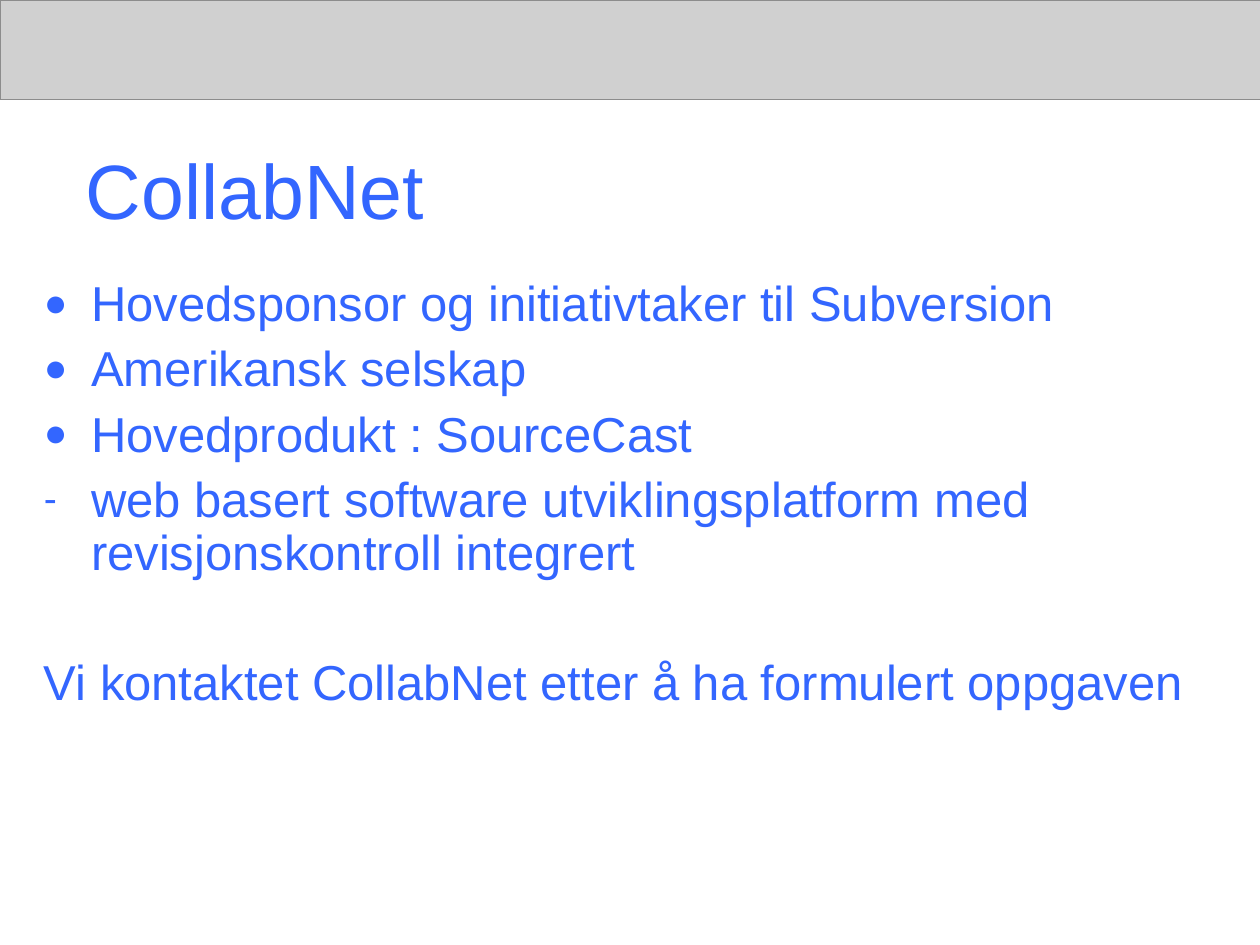
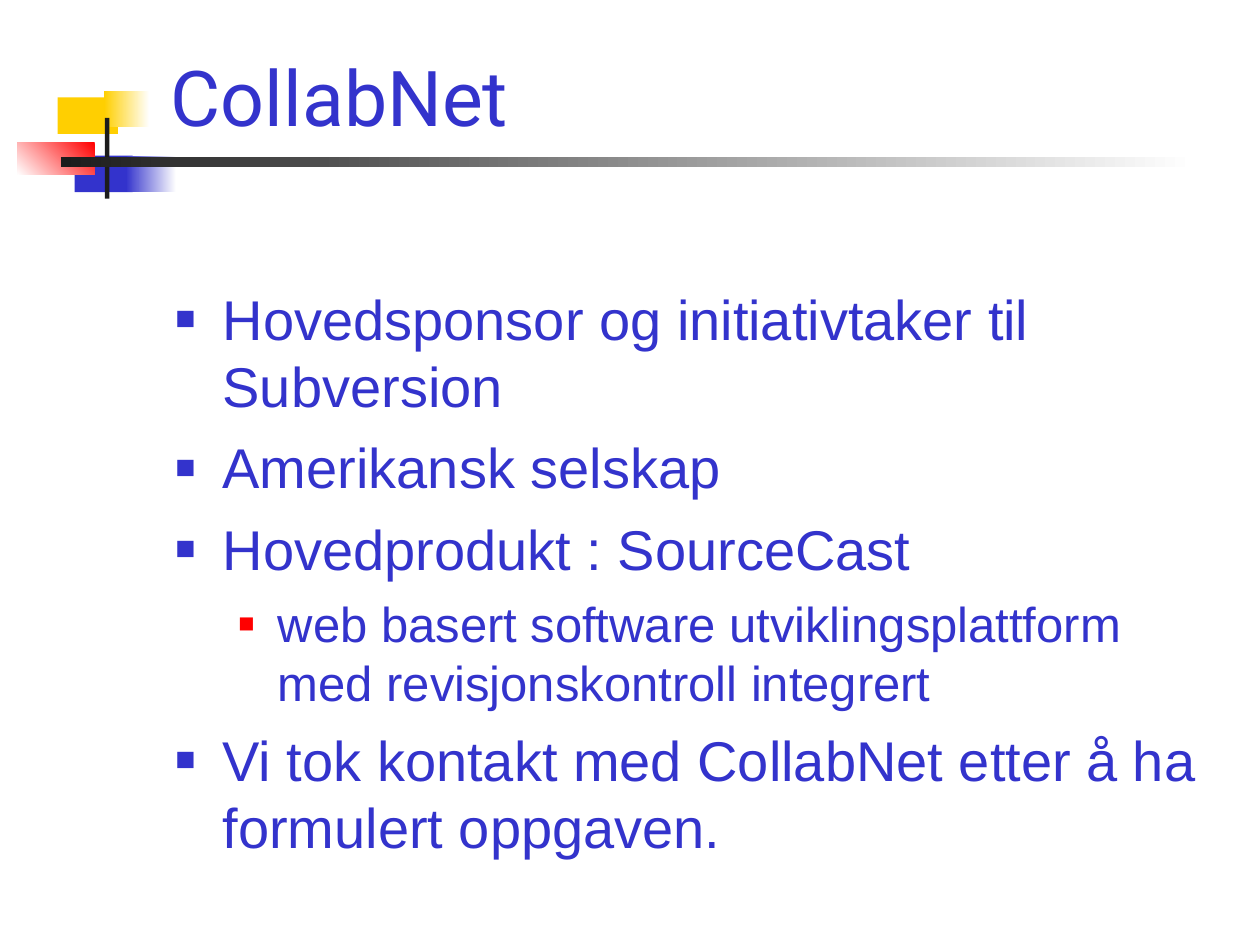
Before and after one commit to AnkhSVN/AnkhSVN, a slide deck: slide 5 of doc/powerpoint/Subversion_addin_for_VS.NET.ppt. Drawn at 1260x945 pixels with LibreOffice and Linux fonts; fonts in the diff are those of the drawing; grey boxes stand for pictures. Boxes give left, top, right and bottom in pixels: in the first picture for what was removed or moved away, otherwise in the second. Text is boxed around its words. In the diff, an @@ line names an element or a change of style, - is before the commit and + after.

Commit message:
* Changed the layout back to a template.   Change the template if you want to make changes such as font, colour, bg image. * Added image of the work schedule. * Removed the banner. * Changed some text, and fixed typos.

```diff
--- a/doc/powerpoint/Subversion_addin_for_VS.NET.ppt
+++ b/doc/powerpoint/Subversion_addin_for_VS.NET.ppt
@@ picture removed at [0,0,1260,100] @@
@@ title "CollabNet": place and size @@
-title "CollabNet" at [86,163,424,220]
+title "CollabNet" at [171,68,508,127]
@@ title "CollabNet" at [171,68,508,127]: font Arial to Roboto, text colour #3366FF to #3333CC; vertical alignment top to bottom @@
@@ rectangle added at [58,97,118,134], fill #FFCF01 @@
@@ rectangle added at [105,91,150,127], fill gradient #FFFFFF to #FFCF01 @@
@@ rectangle added at [105,118,108,199], fill #1C1C1C @@
@@ rectangle added at [18,142,94,175], fill gradient #FF0000 to #FFFFFF @@
@@ rectangle added at [60,158,1194,168], fill gradient #FFFFFF to #1C1C1C @@
@@ rectangle added at [74,155,132,192], fill #3333CC @@
@@ rectangle added at [126,155,176,192], fill gradient #FFFFFF to #3333CC @@
@@ text "Hovedsponsor og initiativtaker til Subversion": place and size @@
-text "Hovedsponsor og initiativtaker til Subversion" at [44,285,1183,710]
+text "Hovedsponsor og initiativtaker til Subversion" at [223,299,1195,859]
@@ text at [223,299,1028,580]: size 28 to 32 pt, text colour #3366FF to #3333CC in "Hovedsponsor og initiativtaker til Subversion", "Amerikansk selskap", "Hovedprodukt : SourceCast"; bullet ● to ■; line spacing 0.9 to 1; more space between paragraphs; bullet colour #3366FF to #3333CC @@
@@ text at [223,606,1195,859]: text changed; text colour #3366FF to #3333CC @@
-– web basert software utviklingsplatform med revisjonskontroll integrert
-Vi kontaktet CollabNet etter å ha formulert oppgaven
+  ■ web basert software utviklingsplattform med revisjonskontroll integrert
+■ Vi tok kontakt med CollabNet etter å ha formulert oppgaven.
```
Also in this commit, not shown: 20 other slides changed, 1 slide added, 1 slide removed.
